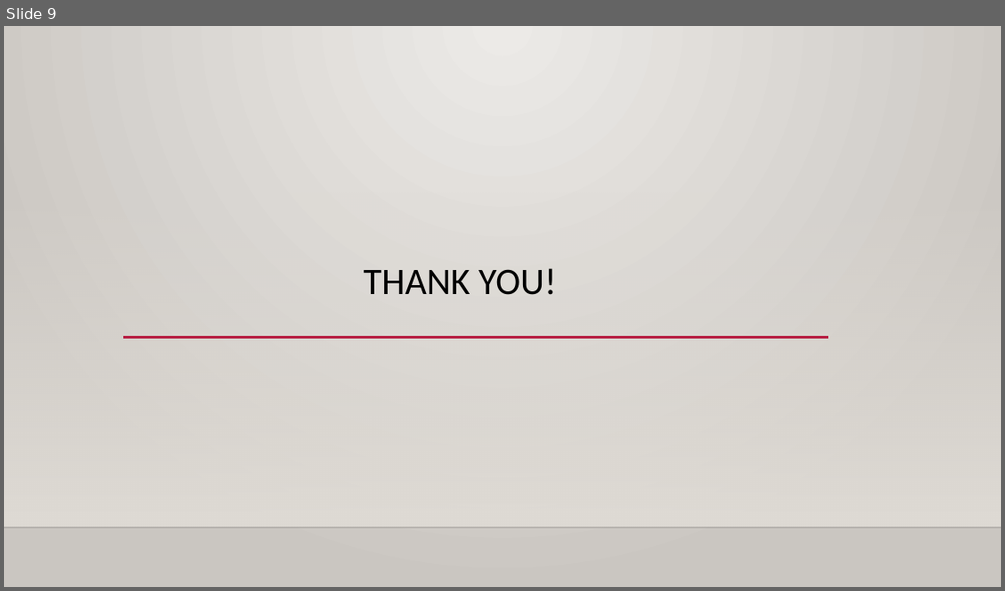
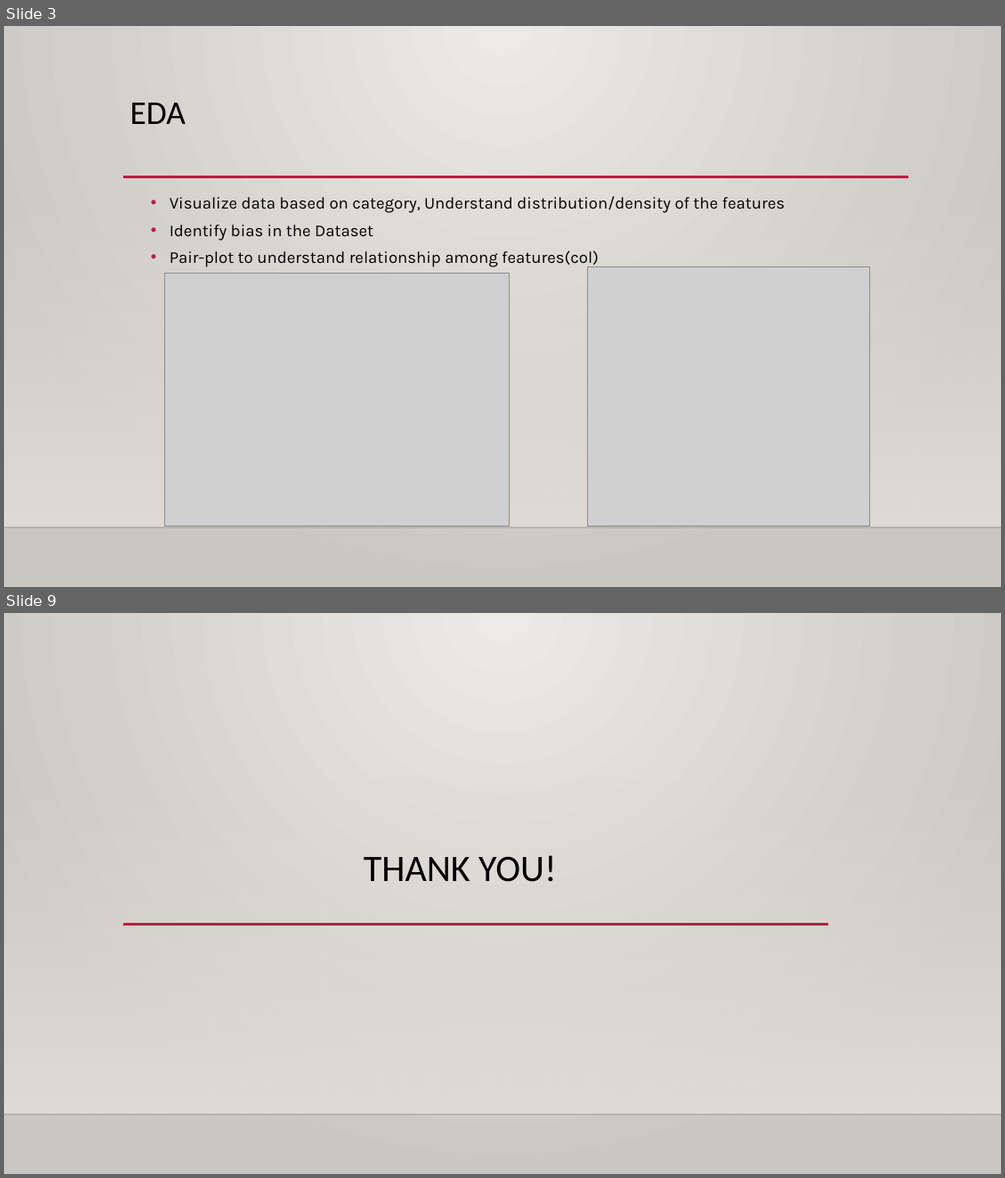
Before and after one commit to Tamilarasee/Healthcare-Cost-Prediction, a slide deck: Healthcare Cost Price Prediction.pptx. Shown one above the other, each under a label of ours: slide 9 before the commit, slides 3 and 9 after it; the slides between them are not shown. The pictures are 1005x591 and 1005x1178 pixels, drawn with LibreOffice and Linux fonts; fonts in the diff are those of the drawing; grey boxes stand for pictures; background and template pictures are left out. Boxes give left, top, right and bottom in pixels: in the first picture for what was removed or moved away, otherwise in the second. Text is boxed around its words. In the diff, an @@ line names an element or a change of style, - is before the commit and + after.

Commit message:
updated features

```diff
--- a/Healthcare Cost Price Prediction.pptx
+++ b/Healthcare Cost Price Prediction.pptx
@@ slide 3 added at [4,26,1001,587], background gradient #ECEAE7 to #CAC7C1; not listed: 2 template elements that a slide beside it also shows @@
@@ title added at [130,103,186,124], 32 pt, text #000000 @@
+EDA
@@ line added from (123, 177) to (909, 177), #B71E42 2.5 pt @@
@@ text added at [170,196,785,267], 16 pt, text #000000 @@
+  • Visualize data based on category, Understand distribution/density of the features
+  • Identify bias in the Dataset
+  • Pair-plot to understand relationship among features(col)
@@ picture added at [165,273,510,525] @@
@@ picture added at [588,267,870,526] @@
```
Also in this commit, not shown: 4 slides changed, 3 other slides added, 4 slides removed, 13 other files.
